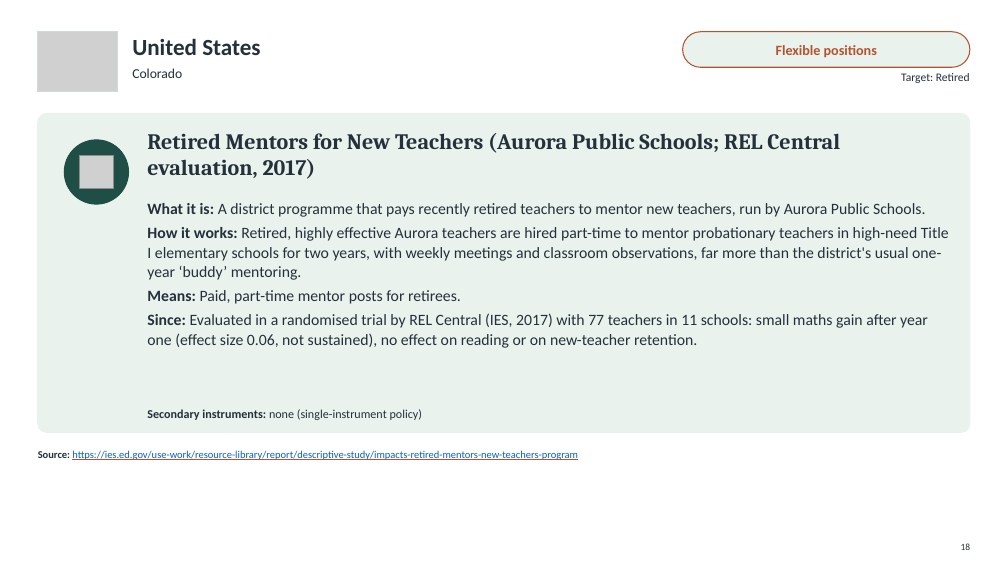
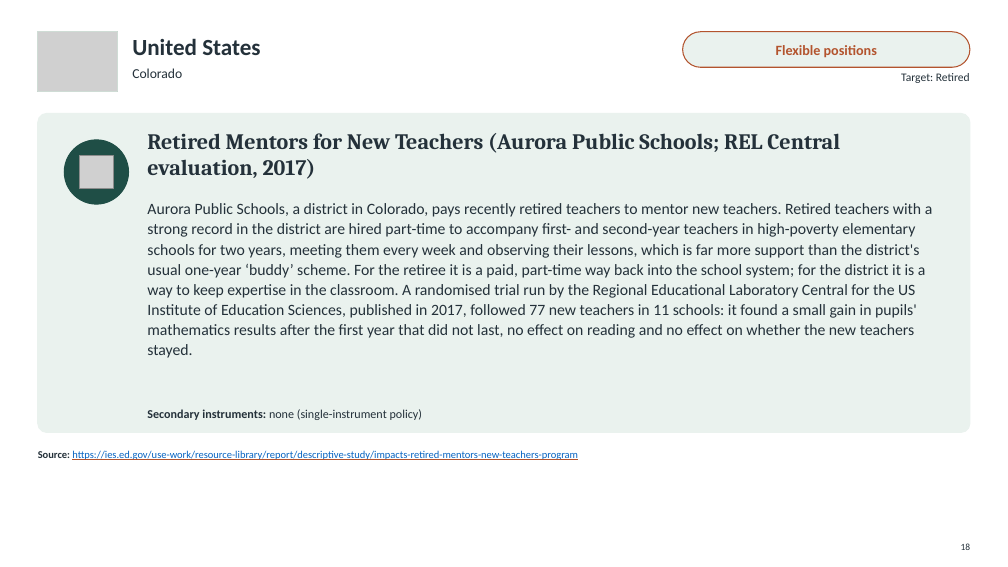
Before and after one commit to jedr1-ship-it/Alternative-Pathways----Quant, a slide deck: slide 18 of policies/Re-attracting_Former_Teachers.pptx. Drawn at 1008x567 pixels with LibreOffice and Linux fonts; fonts in the diff are those of the drawing; grey boxes stand for pictures. Boxes give left, top, right and bottom in pixels: in the first picture for what was removed or moved away, otherwise in the second. Text is boxed around its words. In the diff, an @@ line names an element or a change of style, - is before the commit and + after.

```diff
--- a/policies/Re-attracting_Former_Teachers.pptx
+++ b/policies/Re-attracting_Former_Teachers.pptx
@@ text at bbox=[147, 203, 933, 358]: text changed @@
-What it is: A district programme that pays recently retired teachers to mentor new teachers, run by Aurora Public Schools.
-How it works: Retired, highly effective Aurora teachers are hired part-time to mentor probationary teachers in high-need Title I elementary schools for two years, with weekly meetings and classroom observations, far more than the district's usual one-year ‘buddy’ mentoring.
-Means: Paid, part-time mentor posts for retirees.
-Since: Evaluated in a randomised trial by REL Central (IES, 2017) with 77 teachers in 11 schools: small maths gain after year one (effect size 0.06, not sustained), no effect on reading or on new-teacher retention.
+Aurora Public Schools, a district in Colorado, pays recently retired teachers to mentor new teachers. Retired teachers with a strong record in the district are hired part-time to accompany first- and second-year teachers in high-poverty elementary schools for two years, meeting them every week and observing their lessons, which is far more support than the district's usual one-year ‘buddy’ scheme. For the retiree it is a paid, part-time way back into the school system; for the district it is a way to keep expertise in the classroom. A randomised trial run by the Regional Educational Laboratory Central for the US Institute of Education Sciences, published in 2017, followed 77 new teachers in 11 schools: it found a small gain in pupils' mathematics results after the first year that did not last, no effect on reading and no effect on whether the new teachers stayed.
```
Also in this commit, not shown: 17 other slides changed, 4 other files.
